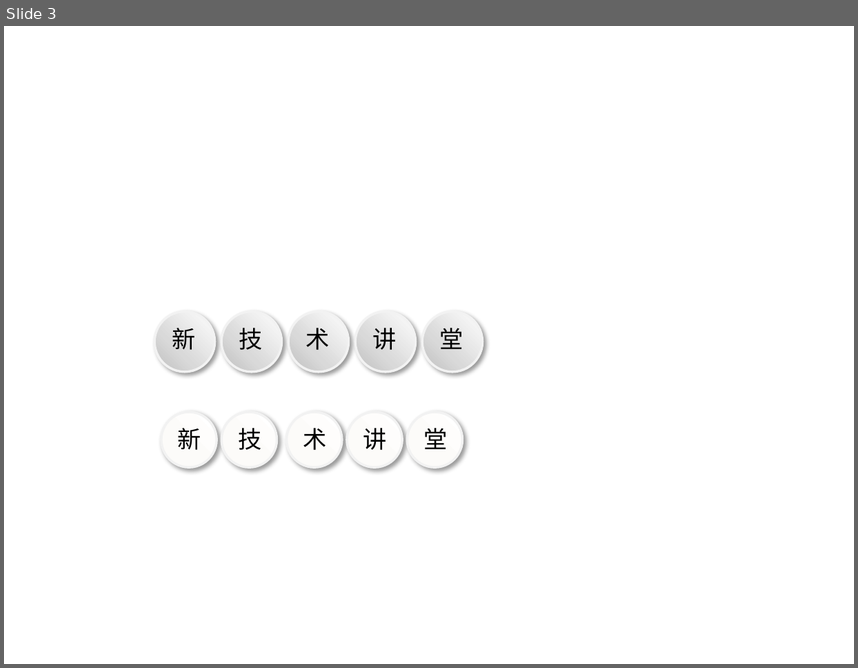
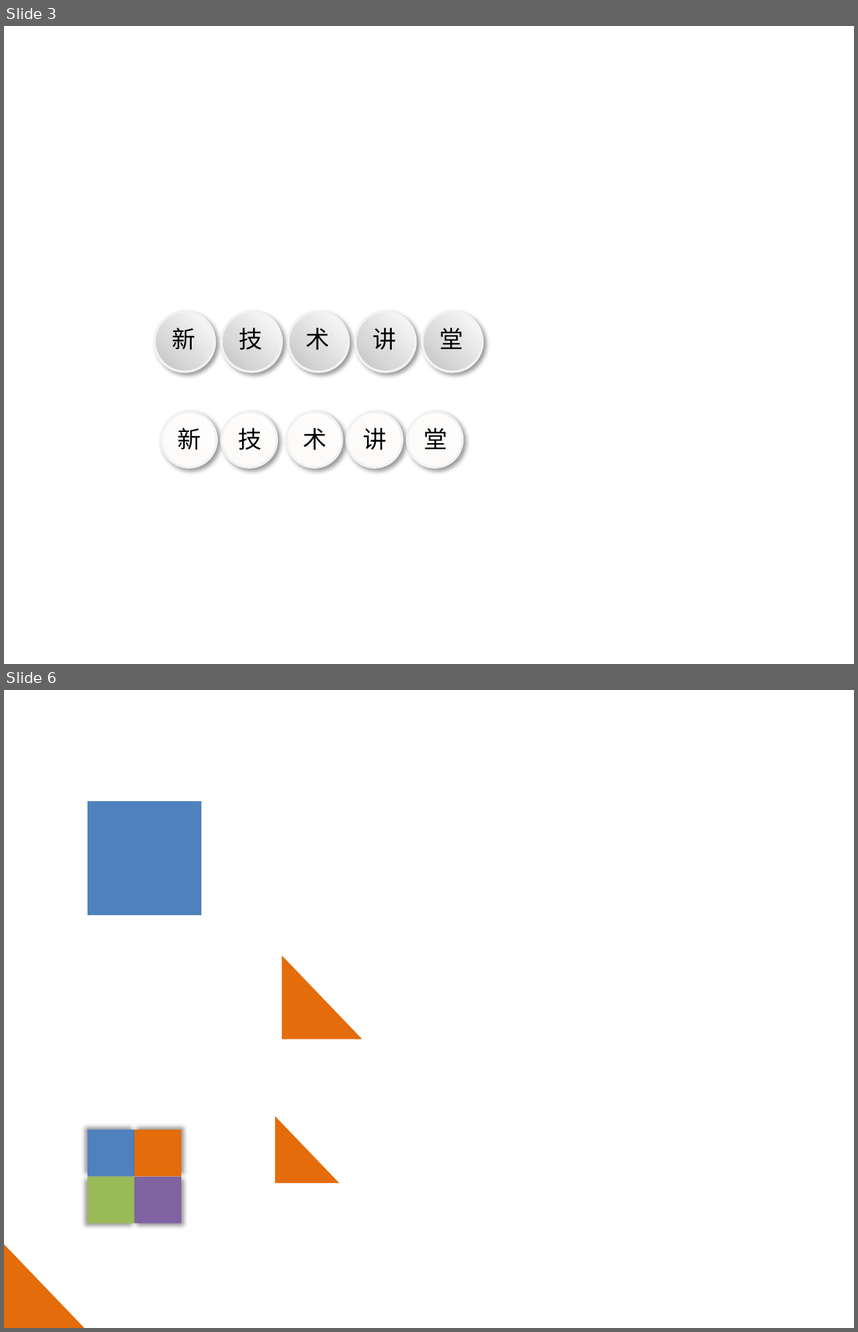
Before and after one commit to zhizhuwang/codekata, a slide deck: poster.pptx. Shown one above the other, each under a label of ours: slide 3 before the commit, slides 3 and 6 after it; the slides between them are not shown. The pictures are 858x668 and 858x1332 pixels, drawn with LibreOffice and Linux fonts; fonts in the diff are those of the drawing. Boxes give left, top, right and bottom in pixels: in the first picture for what was removed or moved away, otherwise in the second. Text is boxed around its words. In the diff, an @@ line names an element or a change of style, - is before the commit and + after.

```diff
--- a/poster.pptx
+++ b/poster.pptx
@@ slide 6 added at (4,690,854,1328), background #C7EDCC @@
@@ rectangle added at (87,801,201,915), fill #4F81BD @@
@@ right triangle added at (282,955,362,1038), fill #E46C0A @@
@@ right triangle added at (275,1116,340,1183), fill #E46C0A @@
@@ rectangle added at (87,1130,134,1176), fill #4F81BD @@
@@ rectangle added at (135,1130,181,1176), fill #E46C0A @@
@@ rectangle added at (87,1176,134,1223), fill #9BBB59 @@
@@ rectangle added at (135,1176,181,1223), fill #8064A2 @@
@@ right triangle added at (4,1244,84,1328), fill #E46C0A @@
```
Also in this commit, not shown: 1 slide changed, 2 other slides added, 5 other files.
